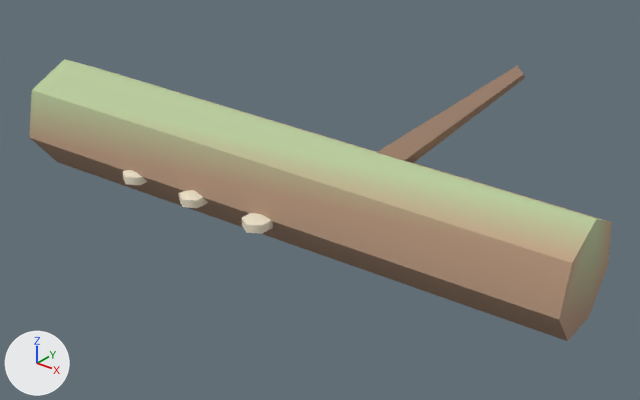
Before and after pictures for a commit that changed the glTF model assets/models/env/log_fallen.glb.
One viewpoint serves both versions: a 50 mm camera at (2.19, -2.43, 1.75) aimed at (0.16, 0.12, 0.18). The lights are fixed; the arrows at lower left show +X, +Y and +Z. The picture after the commit comes second. Vertices at exactly the same position are counted once.

The first picture shows 'Log'.
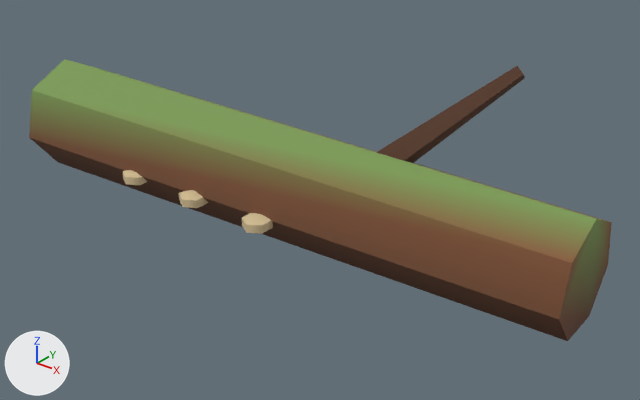
Pixel boxes [x1, y1, x2, y2] of what changed, in the pictures (640 x 400 px):
```json
{"part": 1, "of": "me_log", "change": "recoloured", "before": [123, 170, 273, 234], "after": [123, 170, 273, 234]}
{"part": 2, "of": "me_log", "change": "recoloured", "before": [376, 66, 525, 163], "after": [376, 66, 525, 163], "on screen": "darker"}
{"part": 3, "of": "me_log", "change": "recoloured", "before": [29, 59, 612, 320], "after": [29, 59, 612, 320], "on screen": "darker"}
{"part": 4, "of": "me_log", "change": "recoloured", "before": [30, 138, 589, 341], "after": [30, 138, 589, 341]}
```

The change, as JSON lines over the scene's bpy script:
```json
{"block": "me_log", "where": "me_log.from_pydata(...)  # 64 vertices, 108 faces; spans x -1.31..1.31, y -0.26..0.52, z 0.03..0.77"}
{"block": "me_log", "where": "# used by ob_log; location = (0.0, 0.0, 0.0)"}
{"block": "me_log", "change": "me_log part 1: 72 faces centred in x -0.65..0.15, y -0.25..-0.15, z 0.16..0.2 are repainted in the vertex colours; the middle colour goes from pale yellow #ece2ca to beige #d6c196"}
{"block": "me_log", "change": "me_log part 2: 14 faces centred in x -0.43..0.81, y 0.0..0.51, z 0.03..0.75 are repainted in the vertex colours; the middle colour goes from brown #9e816d to brown #573827"}
{"block": "me_log", "change": "me_log part 3: 16 faces centred in x -1.31..1.31, y -0.18..0.26, z 0.22..0.47 are repainted in the vertex colours; the middle colour goes from beige #b99e82 to brown #7b5739"}
{"block": "me_log", "change": "me_log part 4: 6 faces centred in x -1.3..1.3, y -0.16..0.25, z 0.08..0.14 are repainted in the vertex colours; the middle colour goes from beige #a38670 to brown #5e3c29"}
```
